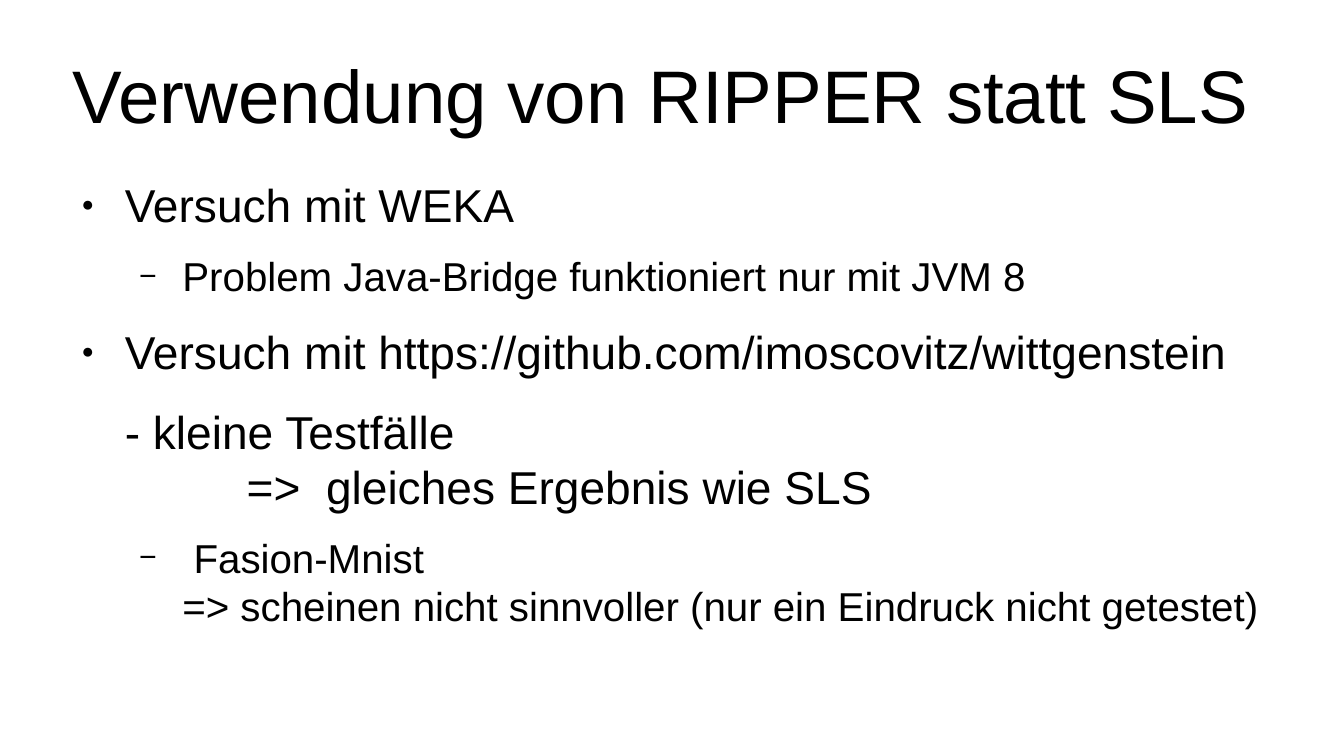
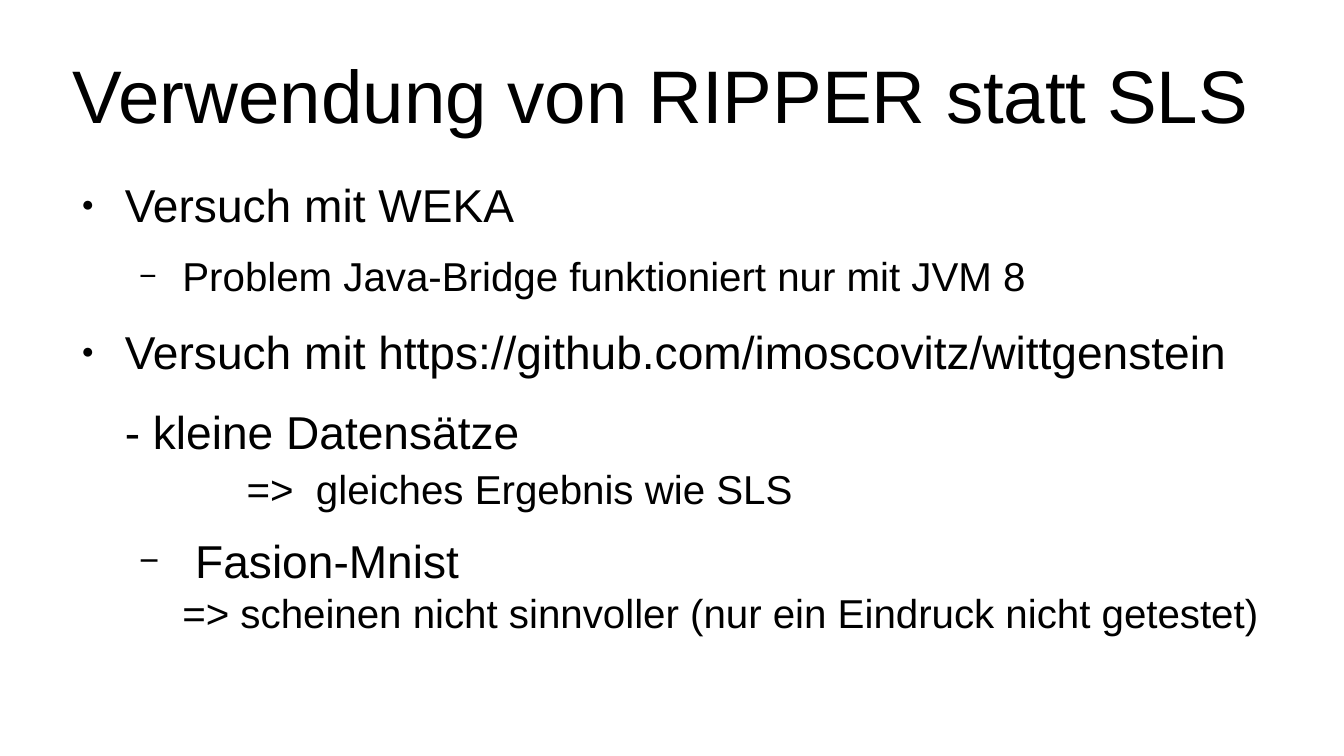
Before and after one commit to wwjbrugger/DCDL_smaller, a slide deck: slide 4 of Zwischenergebnisse/Zwischenergebnisse.odp. Drawn at 1344x756 pixels with LibreOffice and Linux fonts; fonts in the diff are those of the drawing. Boxes give left, top, right and bottom in pixels: in the first picture for what was removed or moved away, otherwise in the second. Text is boxed around its words. In the diff, an @@ line names an element or a change of style, - is before the commit and + after.

```diff
--- a/Zwischenergebnisse/Zwischenergebnisse.odp
+++ b/Zwischenergebnisse/Zwischenergebnisse.odp
@@ text at [153,415,792,512]: text changed; size 27.2 to 23.8 pt @@
-- kleine Testfälle
-=> gleiches Ergebnis wie SLS
+- kleine Datensätze
+=> gleiches Ergebnis wie SLS
@@ text at [195,544,1259,636]: size 23.8 to 27.2 pt in "Fasion-Mnist" @@
```
Also in this commit, not shown: 18 other slides changed, 2 slides added, 3 other files.
